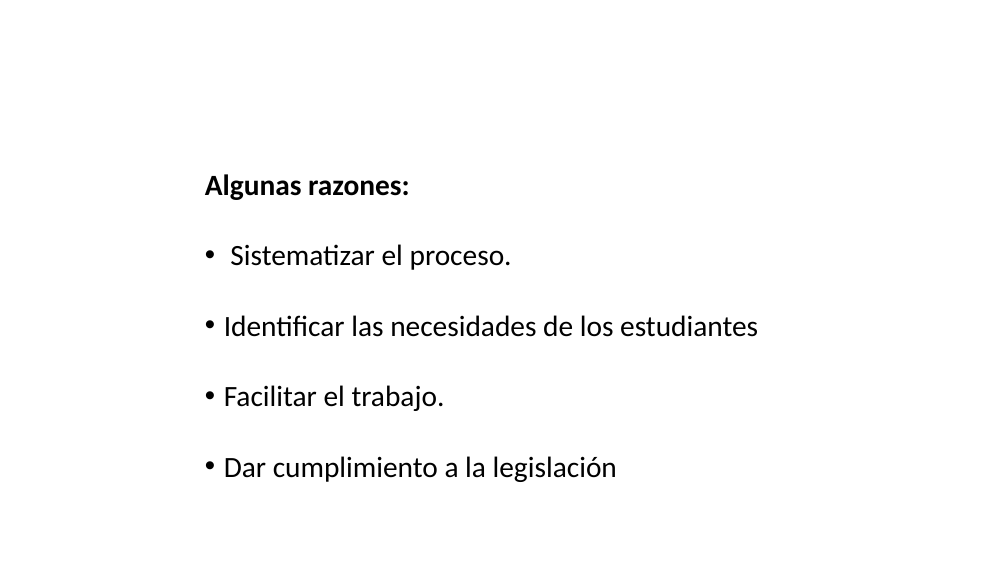
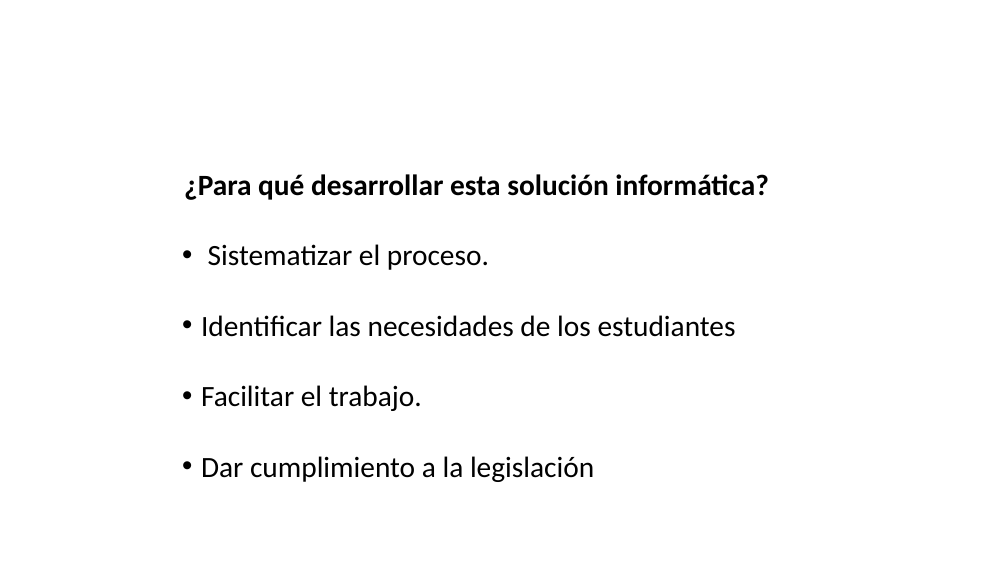
Before and after one commit to BrayanNovoa/uniminuto, a slide deck: slide 6 of expo/expo.pptx. Drawn at 1008x567 pixels with LibreOffice and Linux fonts; fonts in the diff are those of the drawing; background and template pictures are left out. Boxes give left, top, right and bottom in pixels: in the first picture for what was removed or moved away, otherwise in the second. Text is boxed around its words. In the diff, an @@ line names an element or a change of style, - is before the commit and + after.

```diff
--- a/expo/expo.pptx
+++ b/expo/expo.pptx
@@ text "¿Para qué desarrollar esta solución ...": place and size @@
-text "¿Para qué desarrollar esta solución ..." at (205,174,758,482)
+text "¿Para qué desarrollar esta solución ..." at (184,174,768,482)
@@ text at (184,174,768,200): text changed @@
-Algunas razones:
+¿Para qué desarrollar esta solución informática?
```
Also in this commit, not shown: 12 other slides changed, 5 other files.
